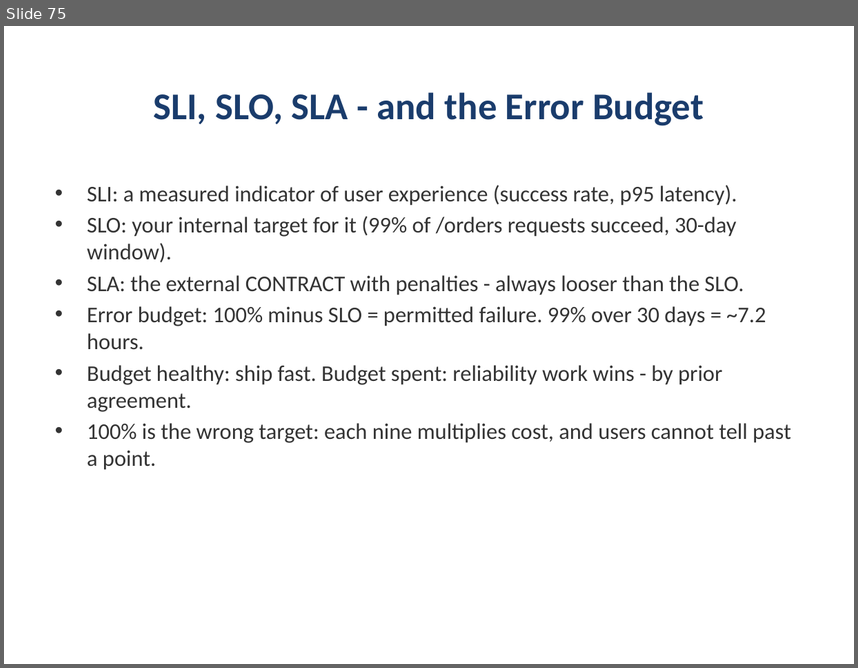
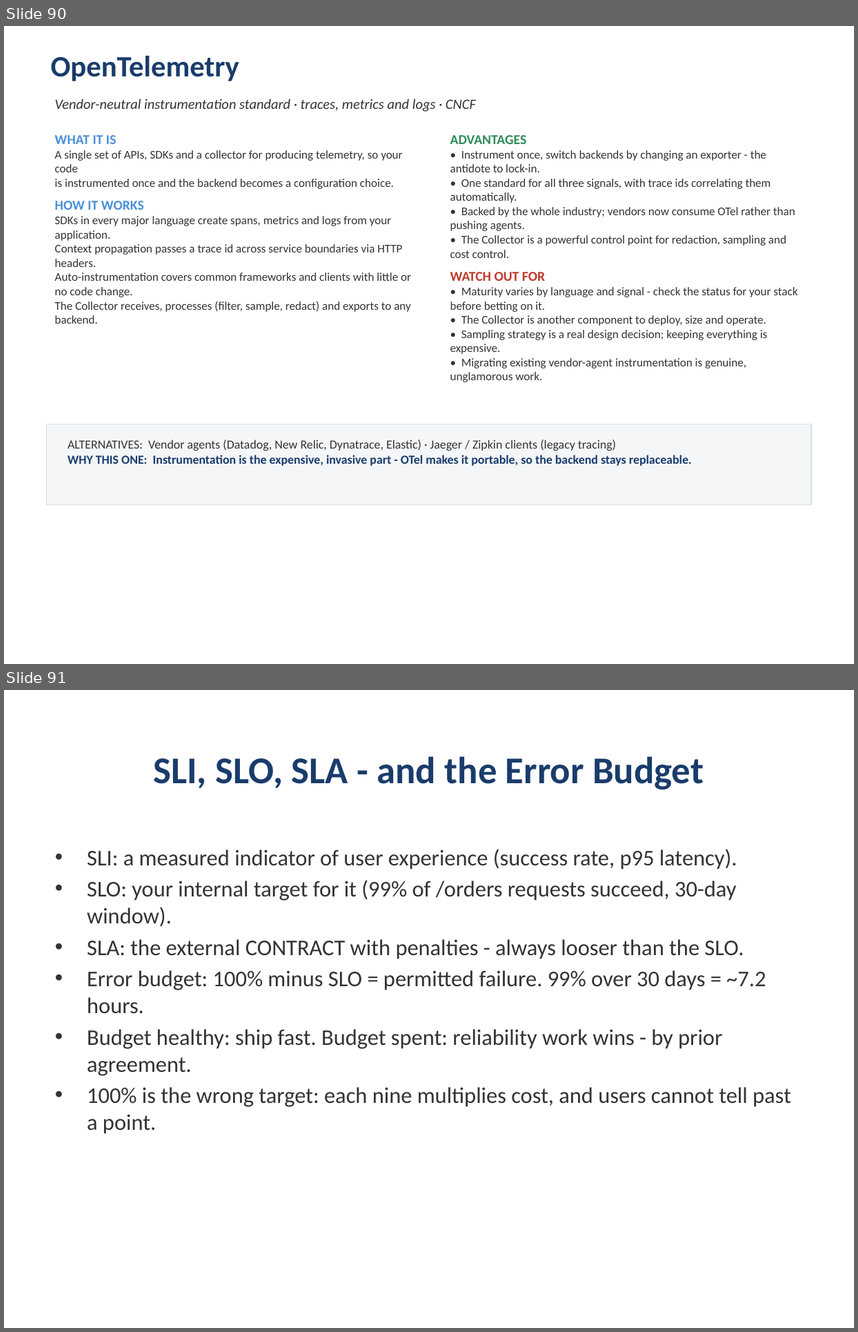
Before and after one commit to kumbulanit/devopsplaformngr, a slide deck: slides/DevOps-PlatformEngineering-Day2.pptx. Shown one above the other, each under a label of ours: slide 75 before the commit, slides 90 and 91 after it. The pictures are 858x668 and 858x1332 pixels, drawn with LibreOffice and Linux fonts; fonts in the diff are those of the drawing. Boxes give left, top, right and bottom in pixels: in the first picture for what was removed or moved away, otherwise in the second. Text is boxed around its words. In the diff, an @@ line names an element or a change of style, - is before the commit and + after.

```diff
--- a/slides/DevOps-PlatformEngineering-Day2.pptx
+++ b/slides/DevOps-PlatformEngineering-Day2.pptx
@@ slide 90 added at box(4, 26, 854, 664), background #FFFFFF @@
@@ text added at box(51, 56, 239, 81), 25 pt, text #1A3C6C, bold @@
+OpenTelemetry
@@ text added at box(55, 98, 476, 112), 12 pt, text #333333, italic @@
+Vendor-neutral instrumentation standard · traces, metrics and logs · CNCF
@@ text added at box(55, 135, 411, 323), 10 pt, text #333333 @@
+WHAT IT IS
+A single set of APIs, SDKs and a collector for producing telemetry, so your code
+is instrumented once and the backend becomes a configuration choice.
+HOW IT WORKS
+SDKs in every major language create spans, metrics and logs from your application.
+Context propagation passes a trace id across service boundaries via HTTP headers.
+Auto-instrumentation covers common frameworks and clients with little or no code change.
+The Collector receives, processes (filter, sample, redact) and exports to any backend.
@@ text added at box(450, 135, 797, 382), 10 pt, text #333333 @@
+ADVANTAGES
+• Instrument once, switch backends by changing an exporter - the antidote to lock-in.
+• One standard for all three signals, with trace ids correlating them automatically.
+• Backed by the whole industry; vendors now consume OTel rather than pushing agents.
+• The Collector is a powerful control point for redaction, sampling and cost control.
+WATCH OUT FOR
+• Maturity varies by language and signal - check the status for your stack before betting on it.
+• The Collector is another component to deploy, size and operate.
+• Sampling strategy is a real design decision; keeping everything is expensive.
+• Migrating existing vendor-agent instrumentation is genuine, unglamorous work.
@@ rectangle added at box(47, 424, 811, 505), fill #F4F6F8, outline #D5DDE5 1 pt @@
@@ text added at box(67, 439, 692, 466), 10.5 pt, text #1A3C6C, bold @@
+ALTERNATIVES: Vendor agents (Datadog, New Relic, Dynatrace, Elastic) · Jaeger / Zipkin clients (legacy tracing)
+WHY THIS ONE: Instrumentation is the expensive, invasive part - OTel makes it portable, so the backend stays replaceable.
@@ what was slide 75 is now slide 91 @@
```
Also in this commit, not shown: 21 other slides added, 1 other file.
